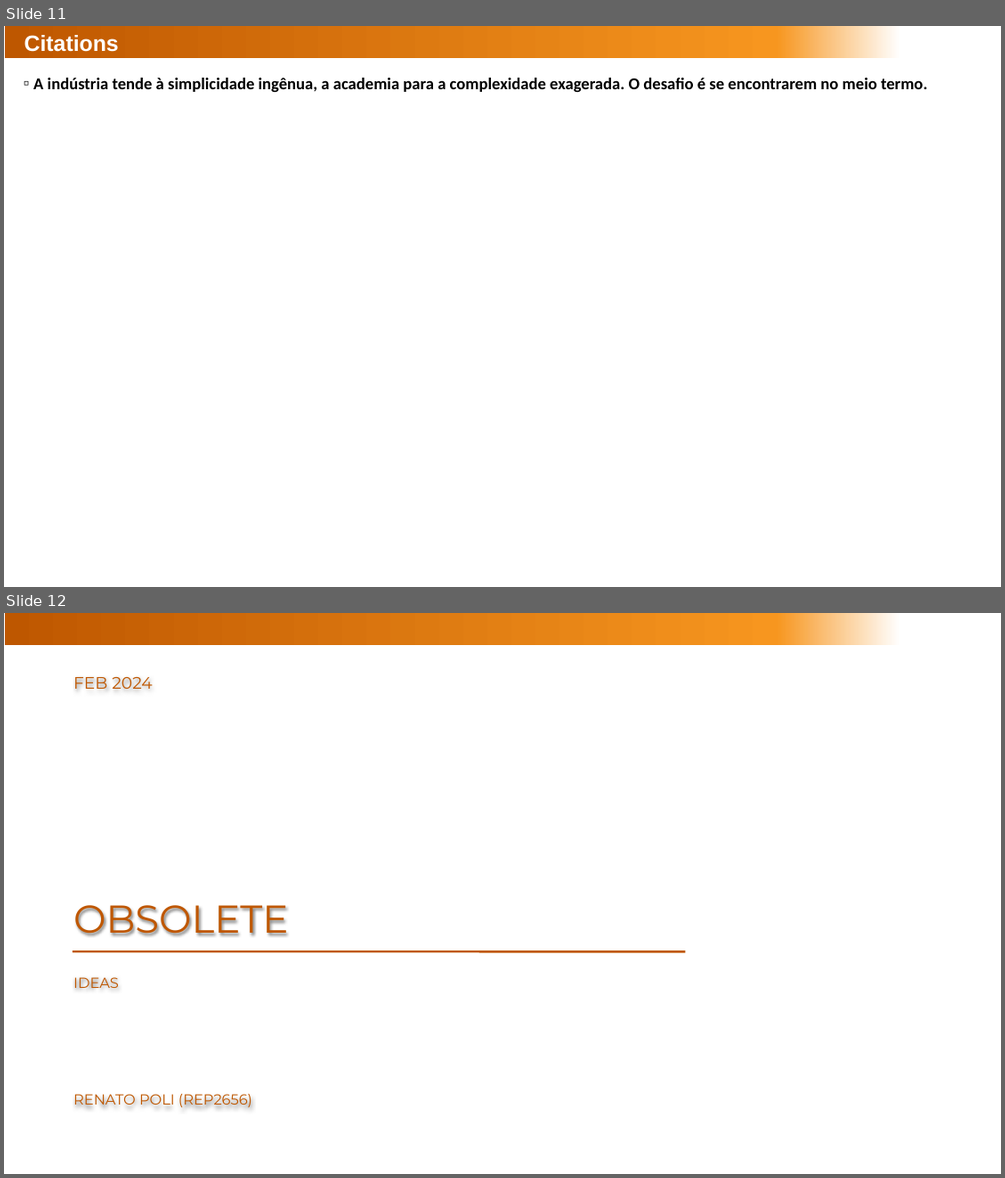
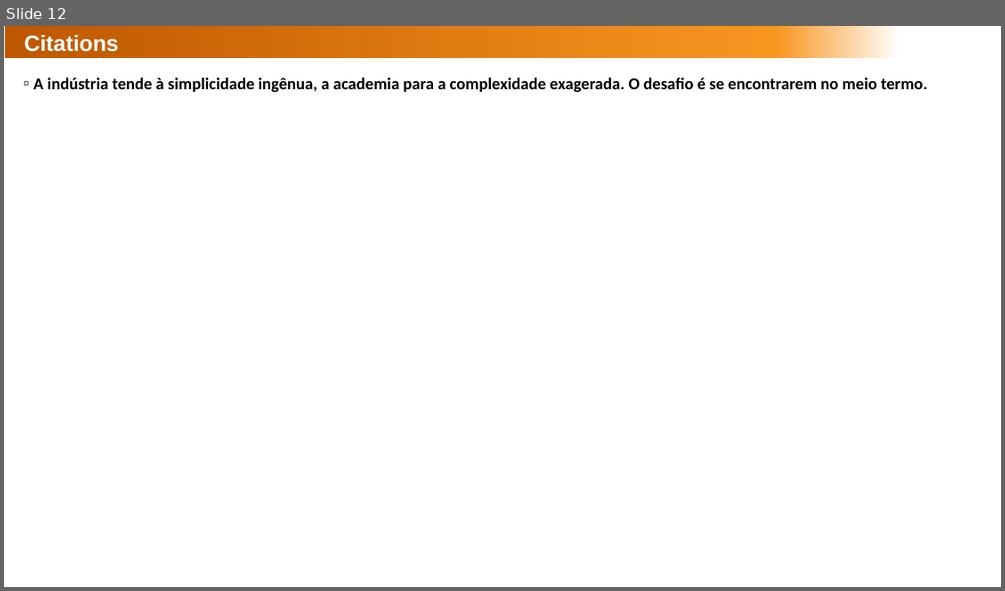
Before and after one commit to rebpoli/Doutorado, a slide deck: Research/2023-12-Research-plan.pptx. Shown one above the other, each under a label of ours: slides 11 and 12 before the commit, slide 12 after it. The pictures are 1005x1178 and 1005x591 pixels, drawn with LibreOffice and Linux fonts; fonts in the diff are those of the drawing; background and template pictures are left out. Boxes give left, top, right and bottom in pixels: in the first picture for what was removed or moved away, otherwise in the second. Text is boxed around its words. In the diff, an @@ line names an element or a change of style, - is before the commit and + after.

```diff
--- a/Research/2023-12-Research-plan.pptx
+++ b/Research/2023-12-Research-plan.pptx
@@ slide 12 removed at [4,613,1001,1174], background #FFFFFF; not listed: 4 template elements that a slide beside it also shows @@
@@ text removed at [73,677,152,689] @@
-FEB 2024
@@ title removed at [73,905,288,936] @@
-OBSOLETE
@@ line removed from (73, 952) to (685, 952) @@
@@ text removed at [73,977,119,988] @@
-IDEAS
@@ text removed at [73,1094,252,1107] @@
-RENATO POLI (REP2656)
@@ what was slide 11 is now slide 12 @@
```
Also in this commit, not shown: 5 other files.
